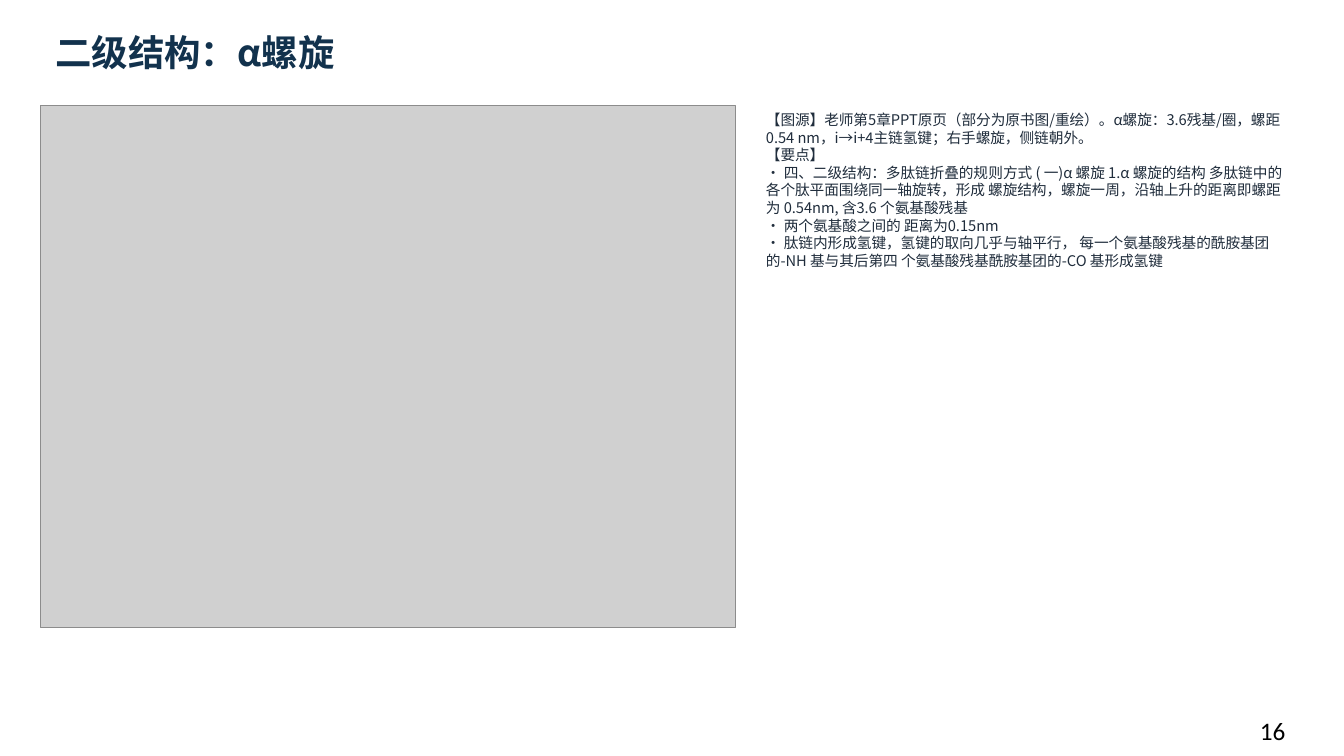
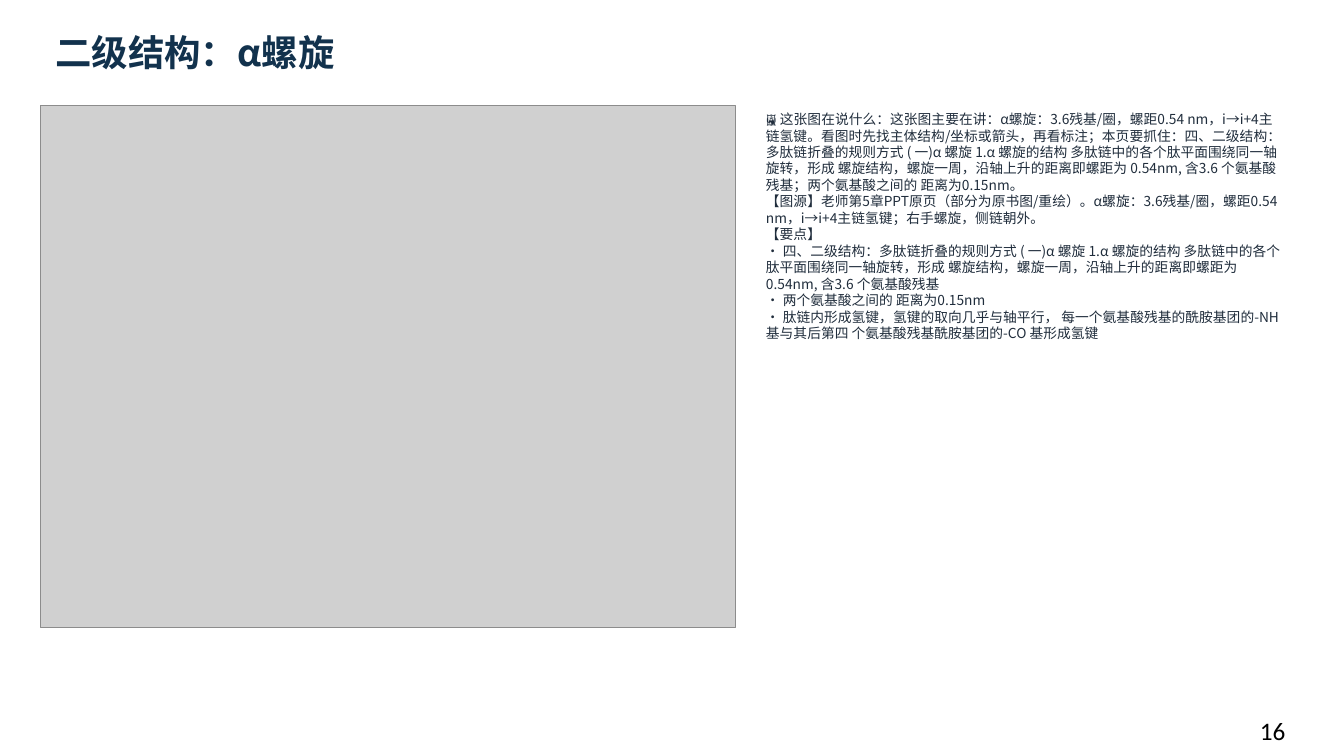
Before and after one commit to newkan-li/Biochemistry, a slide deck: slide 16 of downloads/bc03-ai-style.pptx. Drawn at 1344x756 pixels with LibreOffice and Linux fonts; fonts in the diff are those of the drawing; grey boxes stand for pictures. Boxes give left, top, right and bottom in pixels: in the first picture for what was removed or moved away, otherwise in the second. Text is boxed around its words. In the diff, an @@ line names an element or a change of style, - is before the commit and + after.

Commit message:
bc03为58张图片加通俗图说,PPT侧栏显示'这张图在说什么';下载版重生成82页;版本20261112b

```diff
--- a/downloads/bc03-ai-style.pptx
+++ b/downloads/bc03-ai-style.pptx
@@ text at bbox=[766, 112, 1281, 339]: text changed; size 10.5 to 9.8 pt @@
-【图源】老师第5章PPT原页（部分为原书图/重绘）。α螺旋：3.6残基/圈，螺距0.54 nm，i→i+4主链氢键；右手螺旋，侧链朝外。
-【要点】
-• 四、二级结构：多肽链折叠的规则方式 ( 一)α 螺旋 1.α 螺旋的结构 多肽链中的各个肽平面围绕同一轴旋转，形成 螺旋结构，螺旋一周，沿轴上升的距离即螺距为 0.54nm, 含3.6 个氨基酸残基
-• 两个氨基酸之间的 距离为0.15nm
-• 肽链内形成氢键，氢键的取向几乎与轴平行， 每一个氨基酸残基的酰胺基团的-NH 基与其后第四 个氨基酸残基酰胺基团的-CO 基形成氢键
+🖼 这张图在说什么：这张图主要在讲：α螺旋：3.6残基/圈，螺距0.54 nm，i→i+4主链氢键。看图时先找主体结构/坐标或箭头，再看标注；本页要抓住：四、二级结构：多肽链折叠的规则方式 ( 一)α 螺旋 1.α 螺旋的结构 多肽链中的各个肽平面围绕同一轴旋转，形成 螺旋结构，螺旋一周，沿轴上升的距离即螺距为 0.54nm, 含3.6 个氨基酸残基；两个氨基酸之间的 距离为0.15nm。
+【图源】老师第5章PPT原页（部分为原书图/重绘）。α螺旋：3.6残基/圈，螺距0.54 nm，i→i+4主链氢键；右手螺旋，侧链朝外。
+【要点】
+• 四、二级结构：多肽链折叠的规则方式 ( 一)α 螺旋 1.α 螺旋的结构 多肽链中的各个肽平面围绕同一轴旋转，形成 螺旋结构，螺旋一周，沿轴上升的距离即螺距为 0.54nm, 含3.6 个氨基酸残基
+• 两个氨基酸之间的 距离为0.15nm
+• 肽链内形成氢键，氢键的取向几乎与轴平行， 每一个氨基酸残基的酰胺基团的-NH 基与其后第四 个氨基酸残基酰胺基团的-CO 基形成氢键
```
Also in this commit, not shown: 81 other slides changed, 5 other files.
